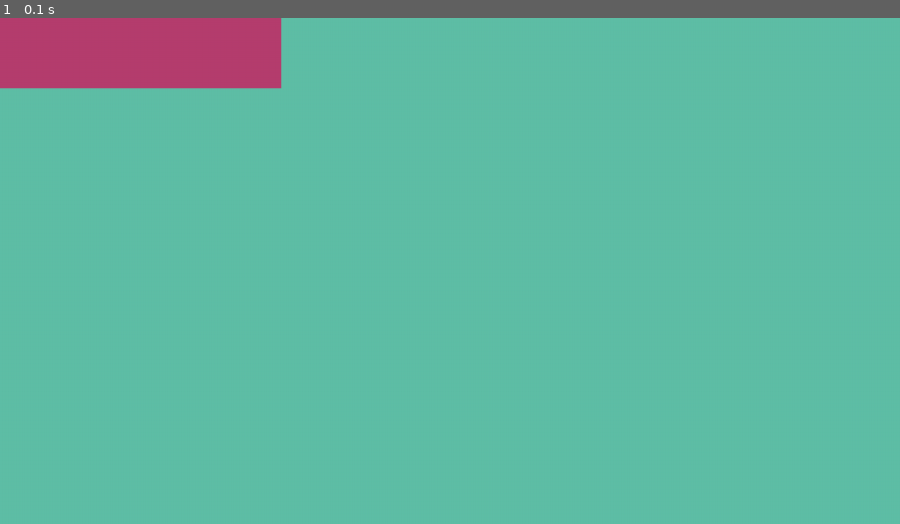
Above: before the commit, frame 1.
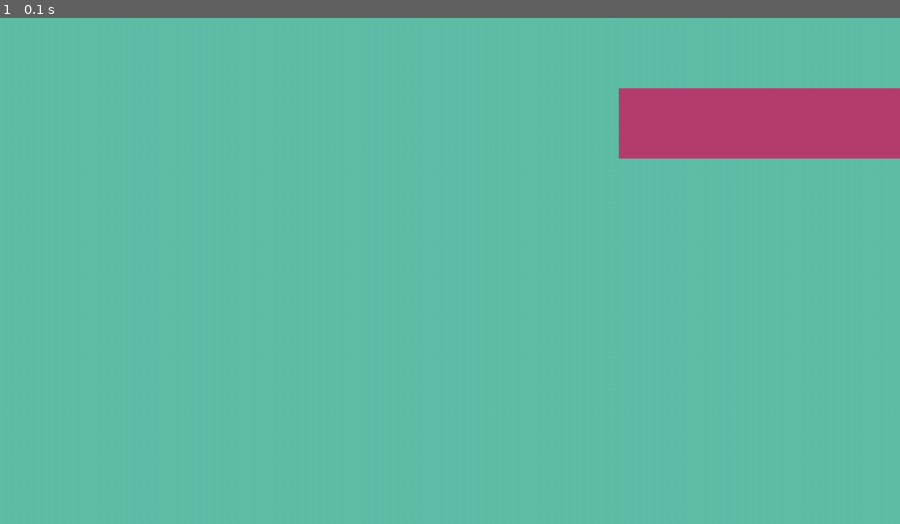
Above: after the commit, the same moment.

Repository: justKrow/pyGamePlayGround
Game: pygame game, started from asteroid_shooter/blank_window.py
Two runs of this game, one before a commit and one after it. Both use one fixed random seed, a clock stepped at 60 frames per second and the inputs below.
Inputs:
- Up to frame 1 (0.1 s): no input

The runs differ from the first frame. In frame 1, 8.8% of the frame differs, in the area x 0-100%, y 0-28%.

Commit message:
placing elements

Diff:
--- a/asteroid_shooter/blank_window.py
+++ b/asteroid_shooter/blank_window.py
@@ -24,7 +24,9 @@
     # draw the surface on the display surface
     display_surface.fill((95, 191, 167))
     test_surface.fill((182, 62, 111))
-    display_surface.blit(test_surface, (0, 0))
+    # place the surface
+    display_surface.blit(test_surface, (WINDOW_WIDTH -
+                         test_surface.get_width(), 100))
 
     # 3. show the frame to the player / update the display surface
     pygame.display.update()
